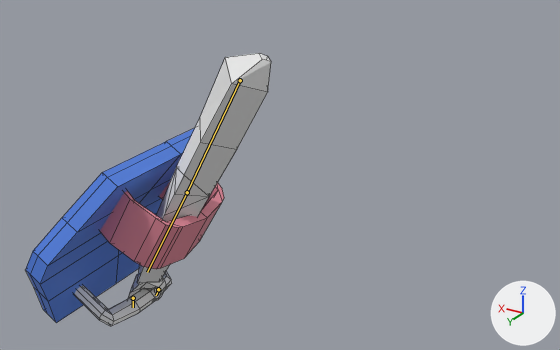
The Blender file salemstalker/Assets/Weapons/weapon_animtions/shield_animations.blend, before and after one commit.
The view is the same before and after, from a camera (50 mm lens) standing at (-0.535, 1.075, 1.92) and looking at (0.145, -0.057, 1.354). Arrows for +X, +Y and +Z are at lower right; the lights stay in place. The bones that change are drawn over the model as lines. Mesh edges are drawn as thin lines.
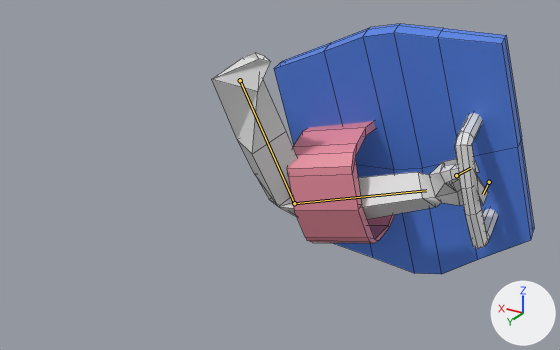
The newer file adds an action. The first version stands in its rest pose; the second is drawn at frame 65 of the action 'metarigAction.002'.

Location of each change, [x1, y1, x2, y2] in pixels of the pictures (560 x 350 px):
'Cube.001', posed (31% wider, 26% taller): before [26, 128, 224, 326]; after [274, 24, 534, 274]
'Cube.002', posed (94% wider, 33% shorter): before [129, 53, 271, 301]; after [212, 53, 488, 219]
bone 'upper_arm.L', root to tip: before (240, 80) to (187, 192); after (240, 80) to (294, 203)
bone 'forearm.L', root to tip: before (187, 192) to (147, 272); after (294, 203) to (426, 190)
bone 'hand.L.002', root to tip: before (133, 298) to (133, 307); after (489, 182) to (483, 194)
bone 'forearm.L.003', root to tip: before (158, 289) to (156, 295); after (456, 175) to (470, 168)

What the commit changed:
Bone 'upper_arm.L' (bone_upper_arm_l) turns from (0, 0, 0) to (70, 76, 27) degrees about its own x, y and z.
Bone 'forearm.L' (bone_forearm_l) turns from (0, 0, 0) to (86, 4, -20) degrees about its own x, y and z.
Bone 'hand.L.002' (bone_hand_l_002) turns from (0, 0, 0) to (0, 0, -72) degrees about its own x, y and z.
Bone 'forearm.L.003' (bone_forearm_l_003) turns from (0, 0, 0) to (0, 0, 42) degrees about its own x, y and z.
